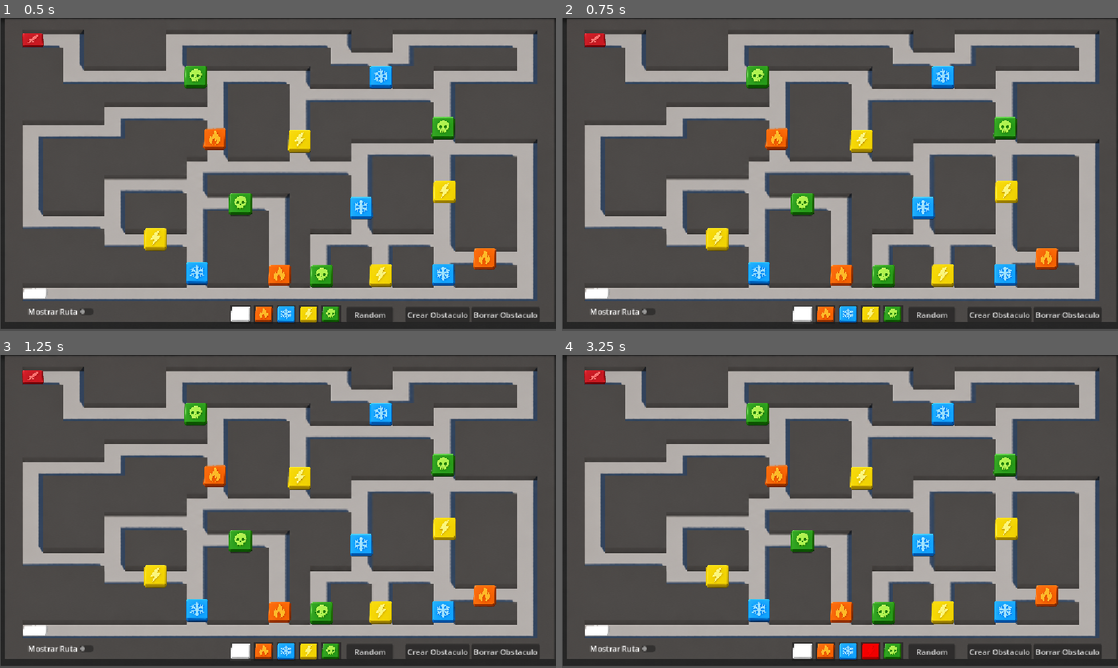
Above: before the commit, frames 1-4 (two rows, left to right).
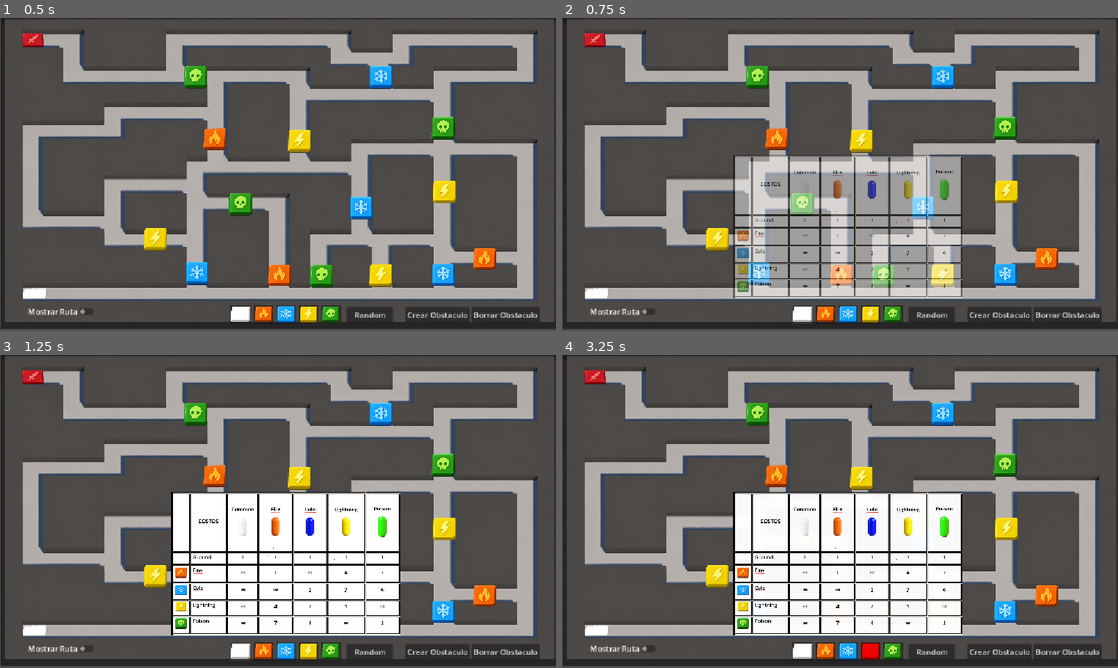
Above: after the commit, the same moments.

Repository: lu8dcf/pathfinding
Game: Godot game, scene res://Assets/Scenes/menu/juego.tscn
Same seed, same stepped clock (60 frames per second), same inputs: the game is played once before the commit and once after it.
Inputs (mouse positions are in pixels of both pictures, inside the frame that each line leads up to):
- Up to frame 1 (0.5 s): no input
- Up to frame 2 (0.75 s): click (801, 315) at 0.5 s
- Up to frame 3 (1.25 s): no input
- Up to frame 4 (3.25 s): click (823, 652) at 1.25 s; click (845, 652) at 2 s; click (867, 652) at 2.75 s

Frame 1 is identical in both runs. In frame 2, 18% of the frame differs, in the area x 30-72%, y 43-90%; in frame 3, 19%; in frame 4, 19%.

Commit message:
cartel de costos

Diff:
--- a/Assets/Scenes/menu/menu.tscn
+++ b/Assets/Scenes/menu/menu.tscn
@@ -6,6 +6,7 @@
 [ext_resource type="Texture2D" uid="uid://do6yxcatuyt8g" path="res://Models/caja_4.png" id="2_p3l0g"]
 [ext_resource type="Texture2D" uid="uid://by83kaupt3js5" path="res://Models/caja_6.png" id="2_vhjer"]
 [ext_resource type="Texture2D" uid="uid://doecjncigfrbg" path="res://Models/caja_1.png" id="3_t12pu"]
+[ext_resource type="Texture2D" uid="uid://1h53eg6usoyl" path="res://Models/costos.png" id="7_t12pu"]
 
 [node name="Menu" type="CanvasLayer" unique_id=610068618]
 script = ExtResource("1_7wo7m")
@@ -142,10 +143,26 @@
 offset_bottom = 23.0
 text = "Mostrar Ruta"
 
+[node name="costos" type="Sprite2D" parent="." unique_id=505843903]
+visible = false
+position = Vector2(592.00006, 431)
+scale = Vector2(0.5243363, 0.5068611)
+texture = ExtResource("7_t12pu")
+
+[connection signal="mouse_entered" from="Control/common" to="." method="_on_common_mouse_entered"]
+[connection signal="mouse_exited" from="Control/common" to="." method="_on_common_mouse_exited"]
 [connection signal="pressed" from="Control/common" to="." method="_on_common_pressed"]
+[connection signal="mouse_entered" from="Control/fire" to="." method="_on_fire_mouse_entered"]
+[connection signal="mouse_exited" from="Control/fire" to="." method="_on_fire_mouse_exited"]
 [connection signal="pressed" from="Control/fire" to="." method="_on_fire_pressed"]
+[connection signal="mouse_entered" from="Control/cold" to="." method="_on_cold_mouse_entered"]
+[connection signal="mouse_exited" from="Control/cold" to="." method="_on_cold_mouse_exited"]
 [connection signal="pressed" from="Control/cold" to="." method="_on_cold_pressed"]
+[connection signal="mouse_entered" from="Control/lightning" to="." method="_on_lightning_mouse_entered"]
+[connection signal="mouse_exited" from="Control/lightning" to="." method="_on_lightning_mouse_exited"]
 [connection signal="pressed" from="Control/lightning" to="." method="_on_lightning_pressed"]
+[connection signal="mouse_entered" from="Control/poison" to="." method="_on_poison_mouse_entered"]
+[connection signal="mouse_exited" from="Control/poison" to="." method="_on_poison_mouse_exited"]
 [connection signal="pressed" from="Control/poison" to="." method="_on_poison_pressed"]
 [connection signal="pressed" from="Control/random" to="." method="_on_random_pressed"]
 [connection signal="mouse_entered" from="Control/create_obs" to="." method="_on_create_obs_mouse_entered"]
--- a/Assets/Scripts/menu/menu.gd
+++ b/Assets/Scripts/menu/menu.gd
@@ -101,3 +101,56 @@
 
 func _on_check_button_pressed() -> void:
 	GlobalSignal.ver_ruta.emit()
+
+func ver():
+	$costos.visible  = true
+	$costos.modulate.a = 0.0
+
+	var tween = create_tween()
+	tween.tween_property($costos, "modulate:a", 1.0, 0.5)
+
+func no():
+	var tween = create_tween()
+	tween.tween_property($costos, "modulate:a", 0.0, 0.5)
+
+	await tween.finished
+	$costos.visible  = false
+
+func _on_common_mouse_entered() -> void:
+	ver()
+
+
+func _on_common_mouse_exited() -> void:
+	no()
+
+
+func _on_fire_mouse_entered() -> void:
+	ver()
+
+
+func _on_fire_mouse_exited() -> void:
+	no()
+
+
+func _on_cold_mouse_entered() -> void:
+	ver()
+
+
+func _on_cold_mouse_exited() -> void:
+	no()
+
+
+func _on_lightning_mouse_entered() -> void:
+	ver()
+
+
+func _on_lightning_mouse_exited() -> void:
+	no()
+
+
+func _on_poison_mouse_entered() -> void:
+	ver()
+
+
+func _on_poison_mouse_exited() -> void:
+	no()
Binary file added: Models/costos.png
Not shown, added: Models/costos.png.import
